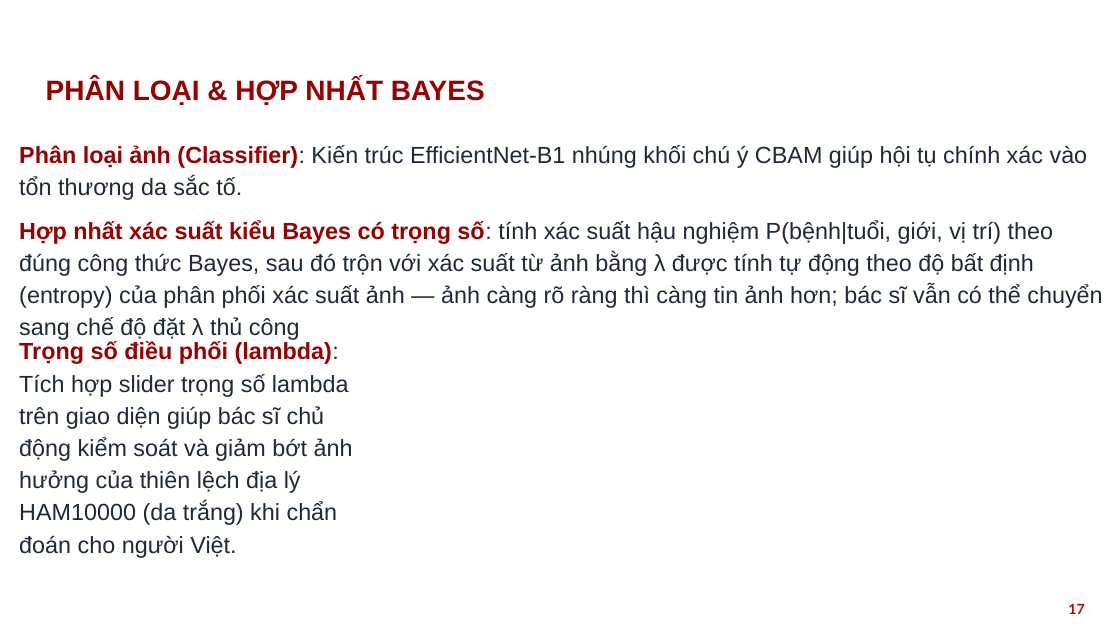
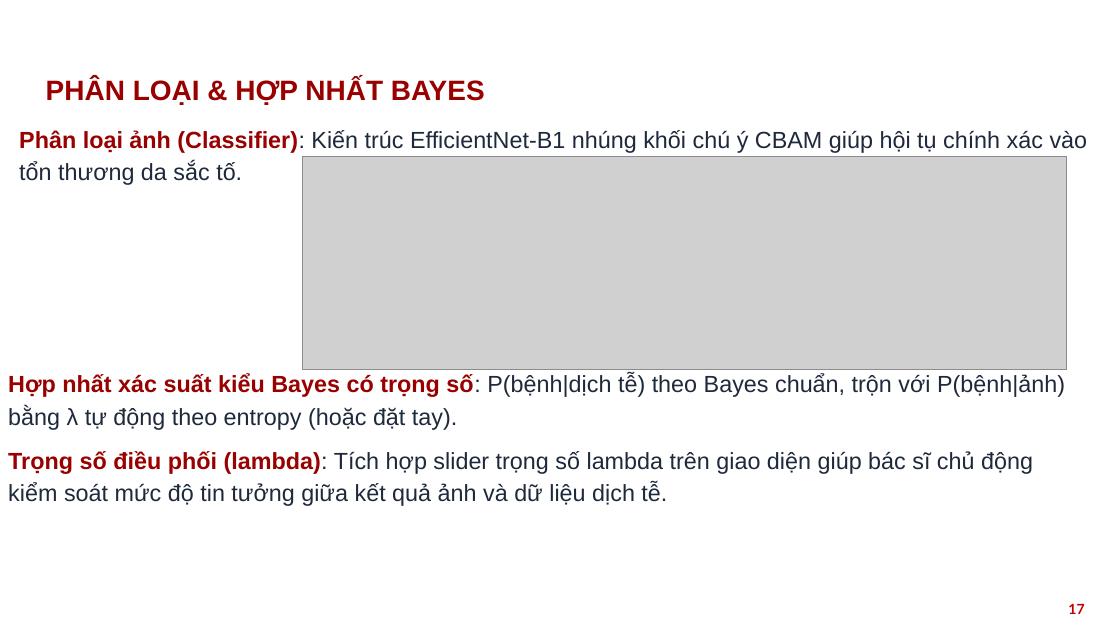
Before and after one commit to nthg0609/doanTN, a slide deck: slide 17 of HUST_PPT_template_2022_RED_16x9_567042.pptx. Drawn at 1120x630 pixels with LibreOffice and Linux fonts; fonts in the diff are those of the drawing; grey boxes stand for pictures; background and template pictures are left out. Boxes give left, top, right and bottom in pixels: in the first picture for what was removed or moved away, otherwise in the second. Text is boxed around its words. In the diff, an @@ line names an element or a change of style, - is before the commit and + after.

```diff
--- a/HUST_PPT_template_2022_RED_16x9_567042.pptx
+++ b/HUST_PPT_template_2022_RED_16x9_567042.pptx
@@ text "Phân loại ảnh (Classifier): Kiến ...": place and size @@
-text "Phân loại ảnh (Classifier): Kiến ..." at <box>19,145,1102,340</box>
+text "Phân loại ảnh (Classifier): Kiến ..." at <box>19,130,1088,185</box>
@@ picture added at <box>302,156,1068,370</box> @@
@@ text at <box>19,220,1102,340</box>: paragraph removed @@
-Hợp nhất xác suất kiểu Bayes có trọng số: tính xác suất hậu nghiệm P(bệnh|tuổi, giới, vị trí) theo đúng công thức Bayes, sau đó trộn với xác suất từ ảnh bằng λ được tính tự động theo độ bất định (entropy) của phân phối xác suất ảnh — ảnh càng rõ ràng thì càng tin ảnh hơn; bác sĩ vẫn có thể chuyển sang chế độ đặt λ thủ công
@@ text at <box>8,374,1065,506</box>: text changed @@
-Trọng số điều phối (lambda): Tích hợp slider trọng số lambda trên giao diện giúp bác sĩ chủ động kiểm soát và giảm bớt ảnh hưởng của thiên lệch địa lý HAM10000 (da trắng) khi chẩn đoán cho người Việt.
+Hợp nhất xác suất kiểu Bayes có trọng số: P(bệnh|dịch tễ) theo Bayes chuẩn, trộn với P(bệnh|ảnh) bằng λ tự động theo entropy (hoặc đặt tay).
+Trọng số điều phối (lambda): Tích hợp slider trọng số lambda trên giao diện giúp bác sĩ chủ động kiểm soát mức độ tin tưởng giữa kết quả ảnh và dữ liệu dịch tễ.
```
Also in this commit, not shown: 11 other slides changed, 2 slides added, 5 other files.
